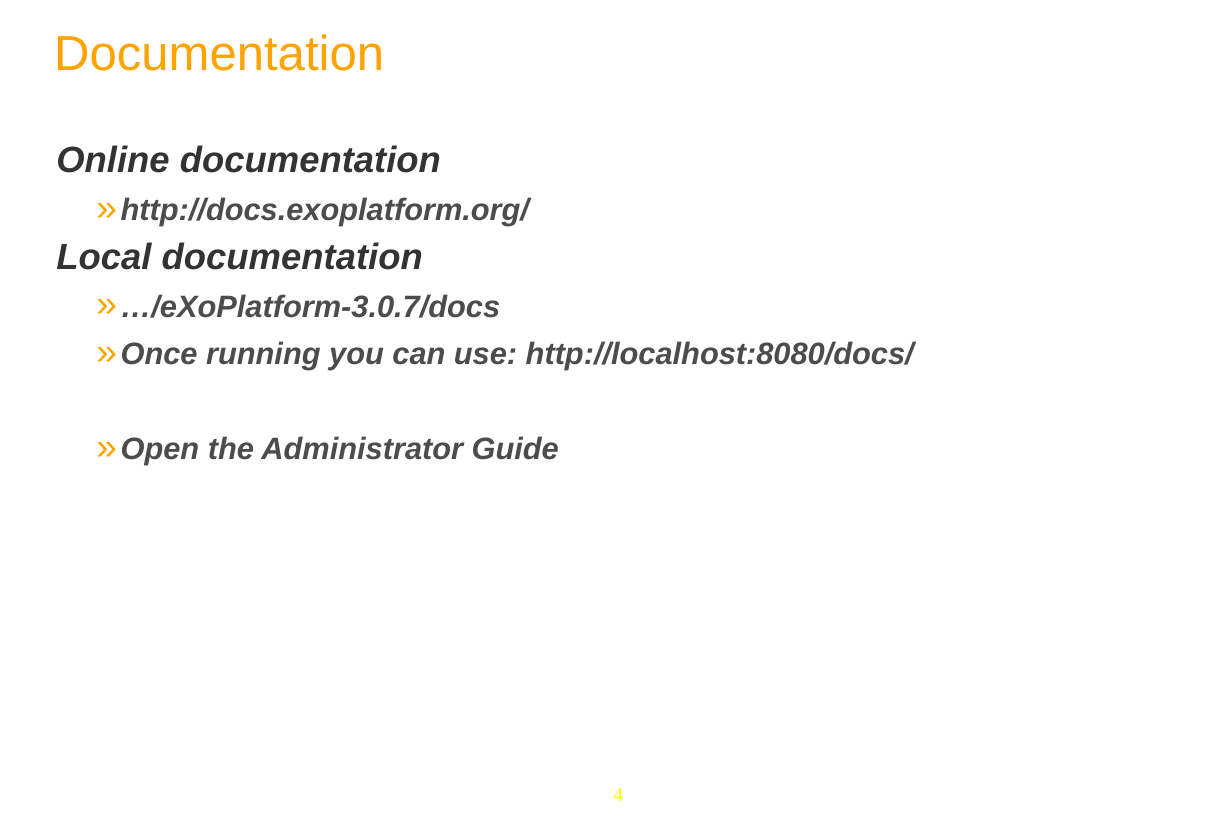
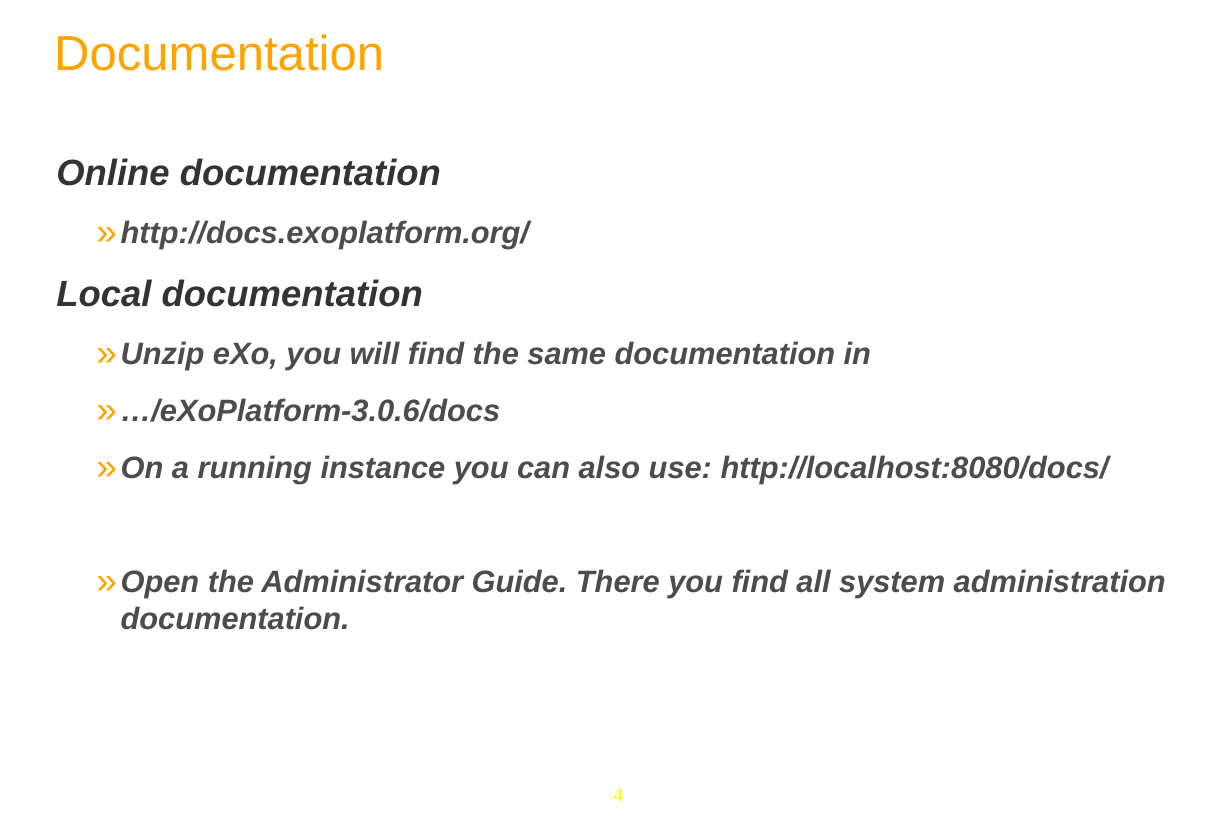
Before and after one commit to anhvurz90/training, a slide deck: slide 4 of exo-sysAdmin/910-Intro-XSys-en.pptx. Drawn at 1232x835 pixels with LibreOffice and Linux fonts; fonts in the diff are those of the drawing; background and template pictures are left out. Boxes give left, top, right and bottom in pixels: in the first picture for what was removed or moved away, otherwise in the second. Text is boxed around its words. In the diff, an @@ line names an element or a change of style, - is before the commit and + after.

```diff
--- a/exo-sysAdmin/910-Intro-XSys-en.pptx
+++ b/exo-sysAdmin/910-Intro-XSys-en.pptx
@@ text at bbox=[56, 158, 529, 307]: line spacing 0.67 to 1; line spacing 0.74 to 1 @@
@@ text at bbox=[121, 341, 1166, 630]: text changed @@
-  » …/eXoPlatform-3.0.7/docs
-  » Once running you can use: http://localhost:8080/docs/
-  » Open the Administrator Guide
+  » Unzip eXo, you will find the same documentation in
+  » …/eXoPlatform-3.0.6/docs
+  » On a running instance you can also use: http://localhost:8080/docs/
+  » Open the Administrator Guide. There you find all system administration documentation.
```
Also in this commit, not shown: 5 other slides changed, 1 slide added, 6 other files.
